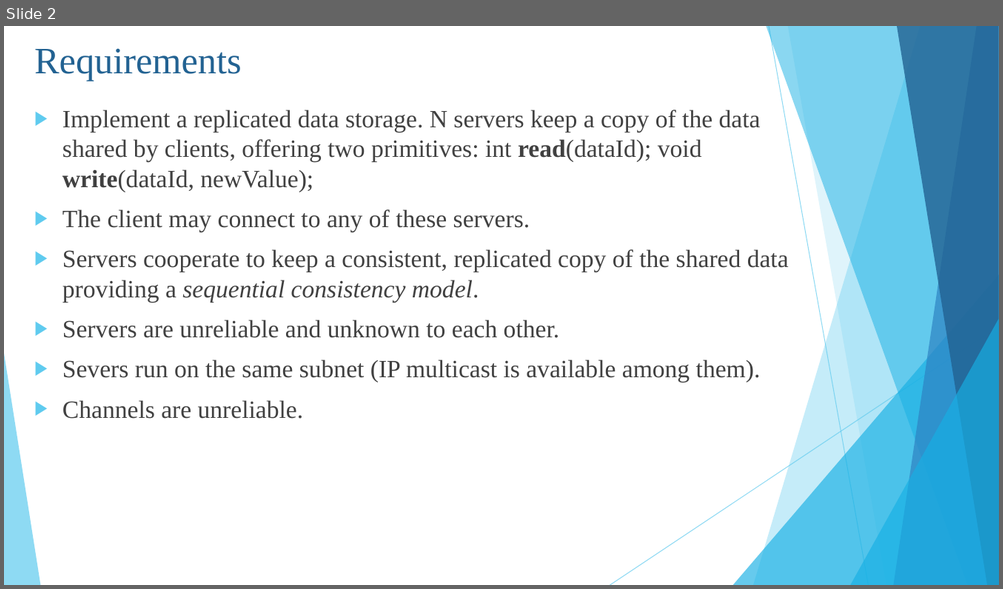
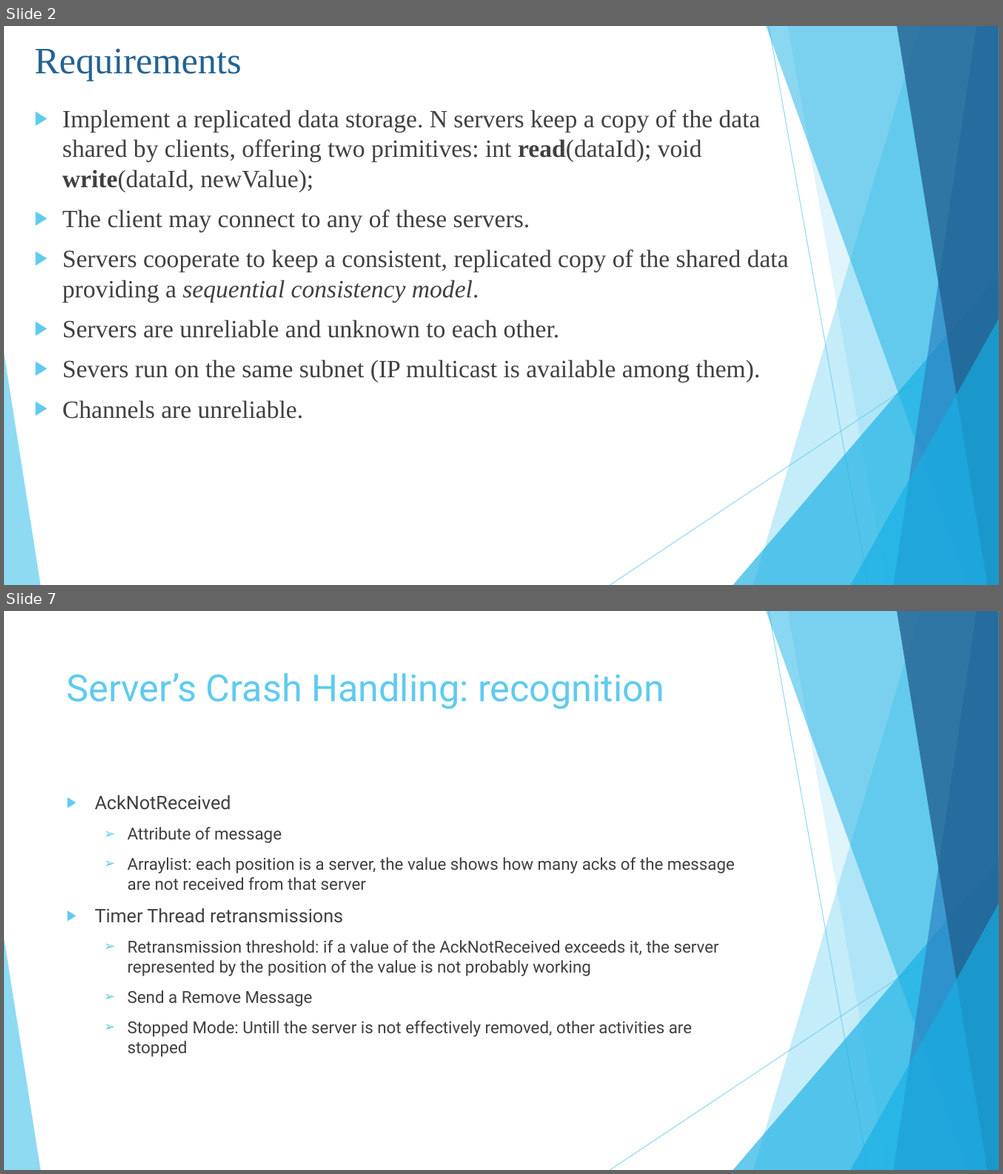
Before and after one commit to Trik17/DistSysPST, a slide deck: SlidesPresentation.pptx. Shown one above the other, each under a label of ours: slide 2 before the commit, slides 2 and 7 after it; the slides between them are not shown. The pictures are 1003x589 and 1003x1174 pixels, drawn with LibreOffice and Linux fonts; fonts in the diff are those of the drawing. Boxes give left, top, right and bottom in pixels: in the first picture for what was removed or moved away, otherwise in the second. Text is boxed around its words. In the diff, an @@ line names an element or a change of style, - is before the commit and + after.

```diff
--- a/SlidesPresentation.pptx
+++ b/SlidesPresentation.pptx
@@ slide 7 added at (4, 611, 999, 1170), background #FFFFFF; not listed: 10 template elements that a slide beside it also shows @@
@@ title added at (67, 673, 664, 709), 36 pt, text #5FCBEF @@
+Server’s Crash Handling: recognition
@@ text added at (95, 795, 734, 1057), 16 pt, text #404040 @@
+▶ AckNotReceived
+  ➢ Attribute of message
+  ➢ Arraylist: each position is a server, the value shows how many acks of the message are not received from that server
+▶ Timer Thread retransmissions
+  ➢ Retransmission threshold: if a value of the AckNotReceived exceeds it, the server represented by the position of the value is not probably working
+  ➢ Send a Remove Message
+  ➢ Stopped Mode: Untill the server is not effectively removed, other activities are stopped
```
Also in this commit, not shown: 1 slide changed, 3 other slides added.
